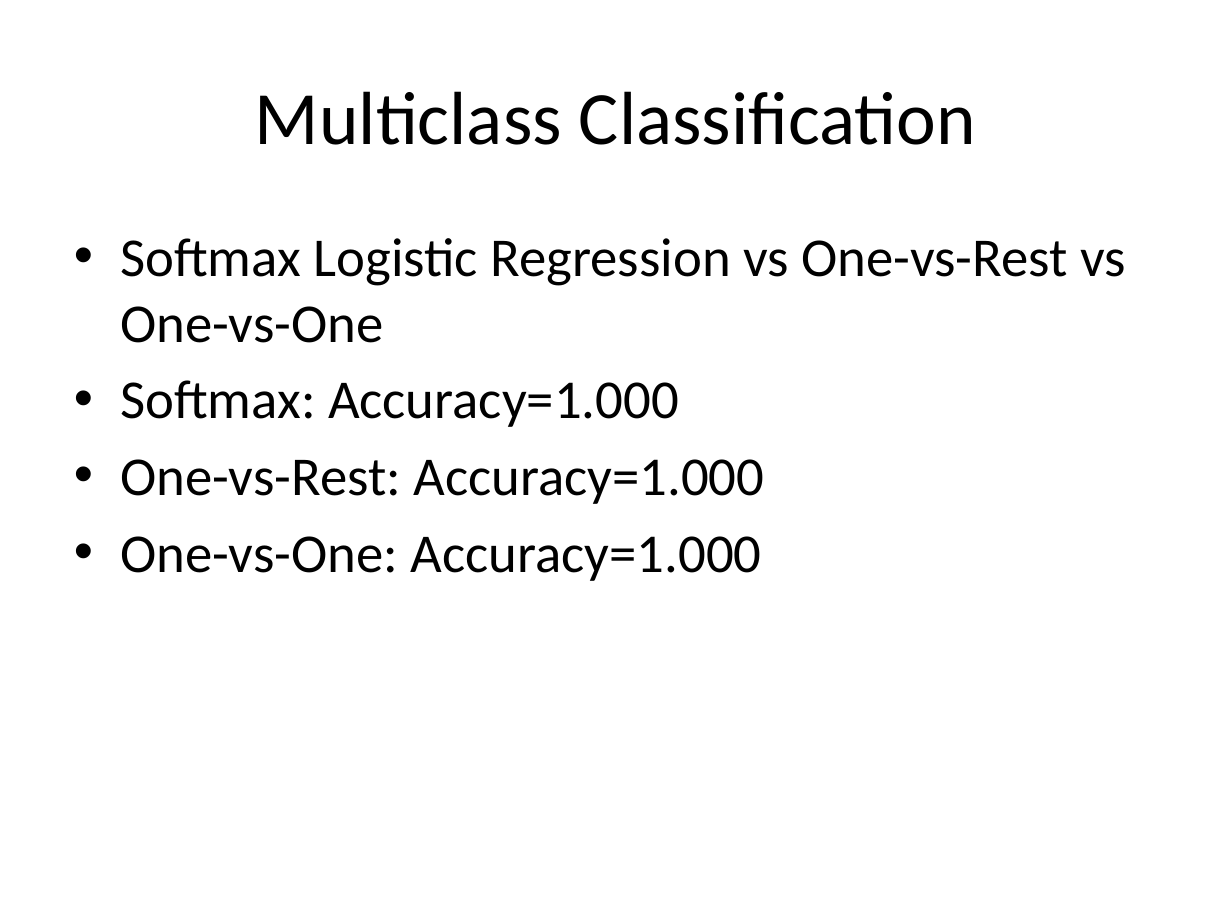
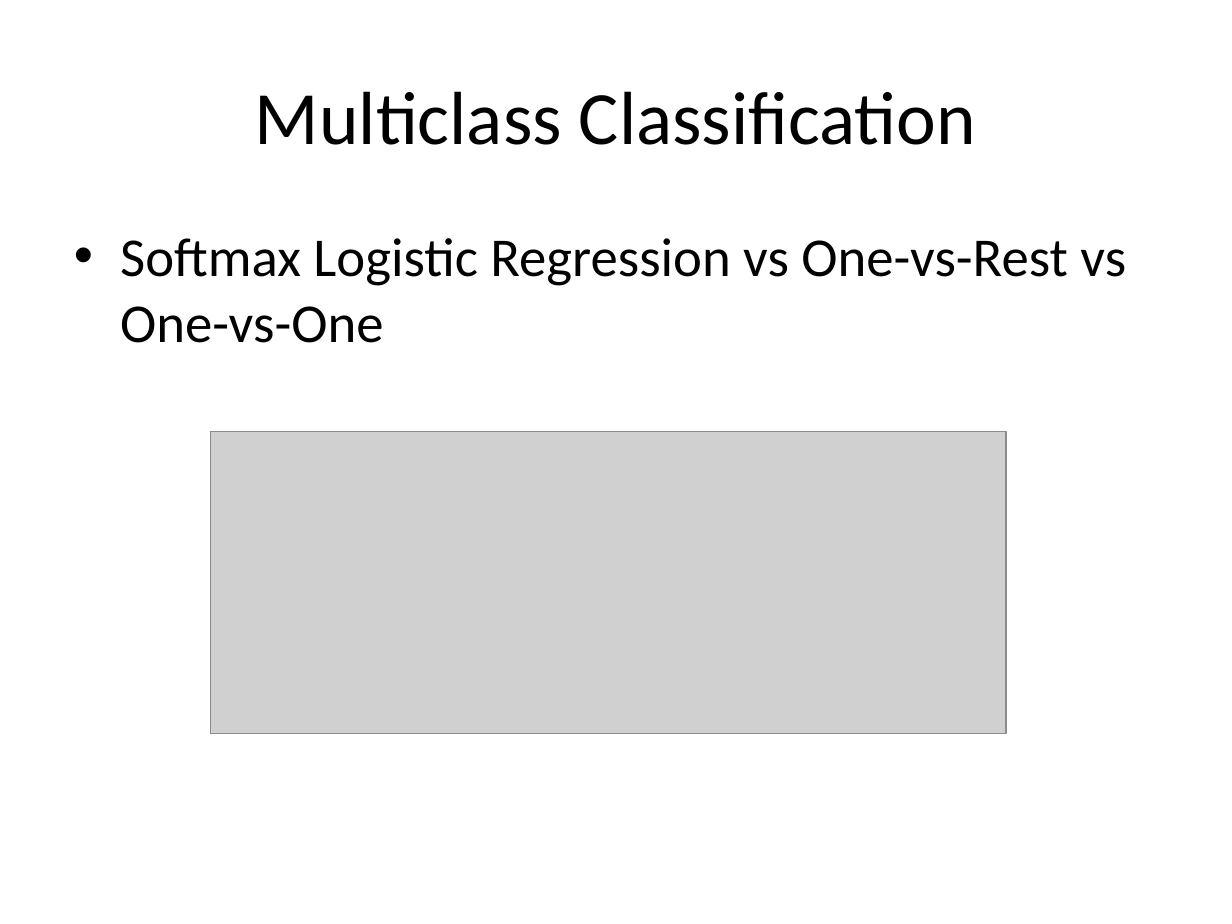
Before and after one commit to Bernardo1205/Advance-ML, a slide deck: slide 13 of reports/Imbalanced_MC_Timeseries_Report_20260428_201112.pptx. Drawn at 1232x924 pixels with LibreOffice and Linux fonts; fonts in the diff are those of the drawing; grey boxes stand for pictures. Boxes give left, top, right and bottom in pixels: in the first picture for what was removed or moved away, otherwise in the second. Text is boxed around its words. In the diff, an @@ line names an element or a change of style, - is before the commit and + after.

```diff
--- a/reports/Imbalanced_MC_Timeseries_Report_20260428_201112.pptx
+++ b/reports/Imbalanced_MC_Timeseries_Report_20260428_201112.pptx
@@ text at <box>120,380,765,581</box>: paragraphs removed @@
-• Softmax: Accuracy=1.000
-• One-vs-Rest: Accuracy=1.000
-• One-vs-One: Accuracy=1.000
@@ picture added at <box>211,431,1007,733</box> @@
```
Also in this commit, not shown: 2 other slides changed.
